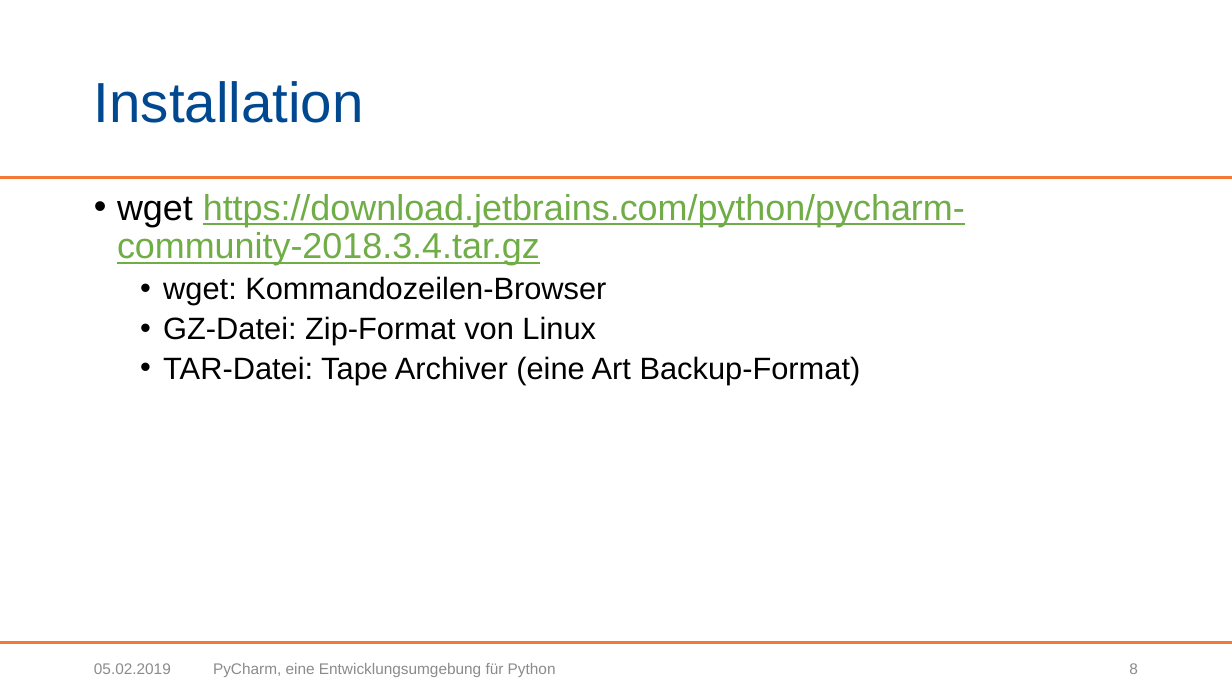
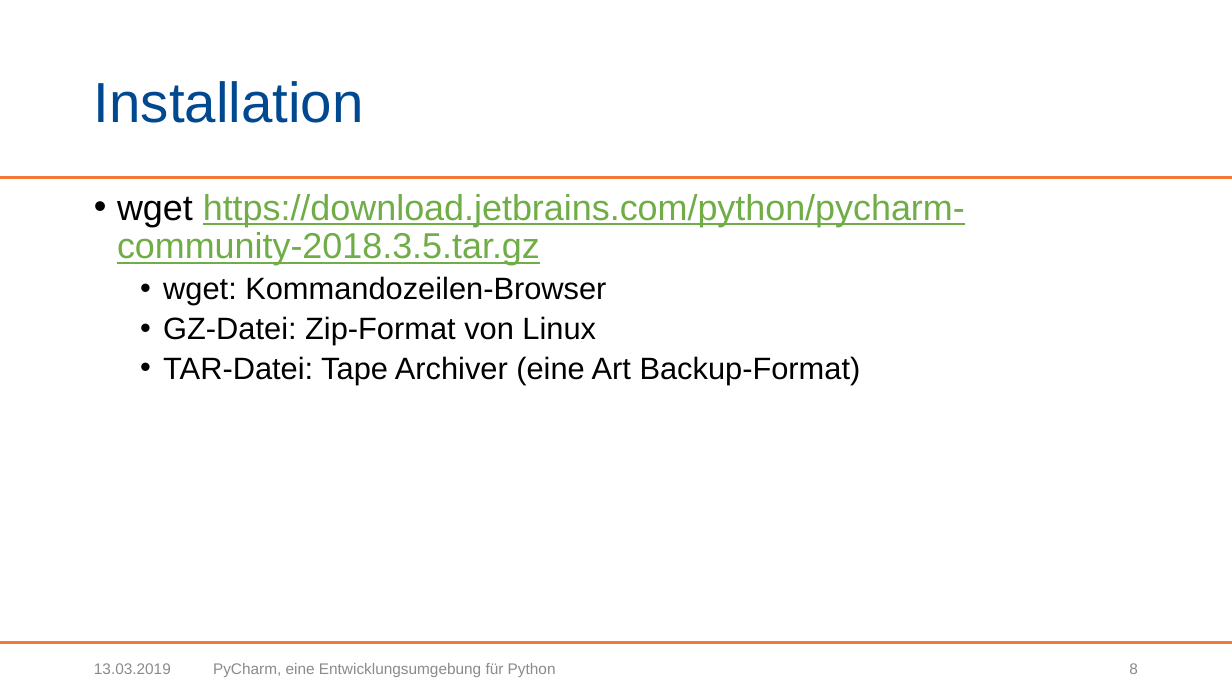
Before and after one commit to BogyMitutoyoCTL/Tetris-Preparation, a slide deck: slide 8 of Präsentationen/Pycharm.pptx. Drawn at 1232x693 pixels with LibreOffice and Linux fonts; fonts in the diff are those of the drawing; background and template pictures are left out. Boxes give left, top, right and bottom in pixels: in the first picture for what was removed or moved away, otherwise in the second. Text is boxed around its words. In the diff, an @@ line names an element or a change of style, - is before the commit and + after.

```diff
--- a/Präsentationen/Pycharm.pptx
+++ b/Präsentationen/Pycharm.pptx
@@ text at [117, 194, 965, 265]: text changed @@
-• wget https://download.jetbrains.com/python/pycharm-community-2018.3.4.tar.gz
+• wget https://download.jetbrains.com/python/pycharm-community-2018.3.5.tar.gz
@@ text at [94, 663, 171, 674]: text changed @@
-05.02.2019
+13.03.2019
```
Also in this commit, not shown: 26 other slides changed, 2 other files.
